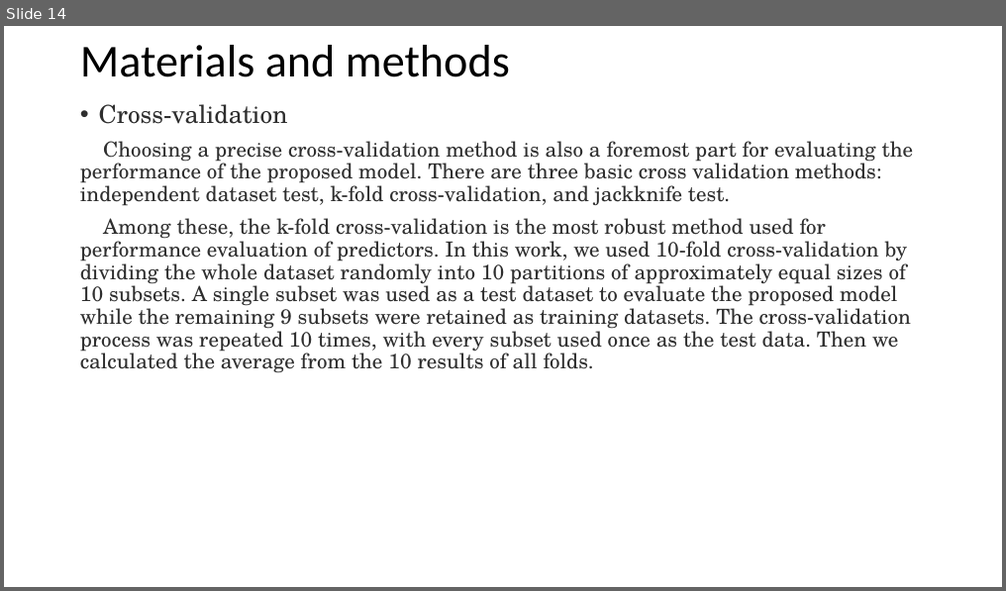
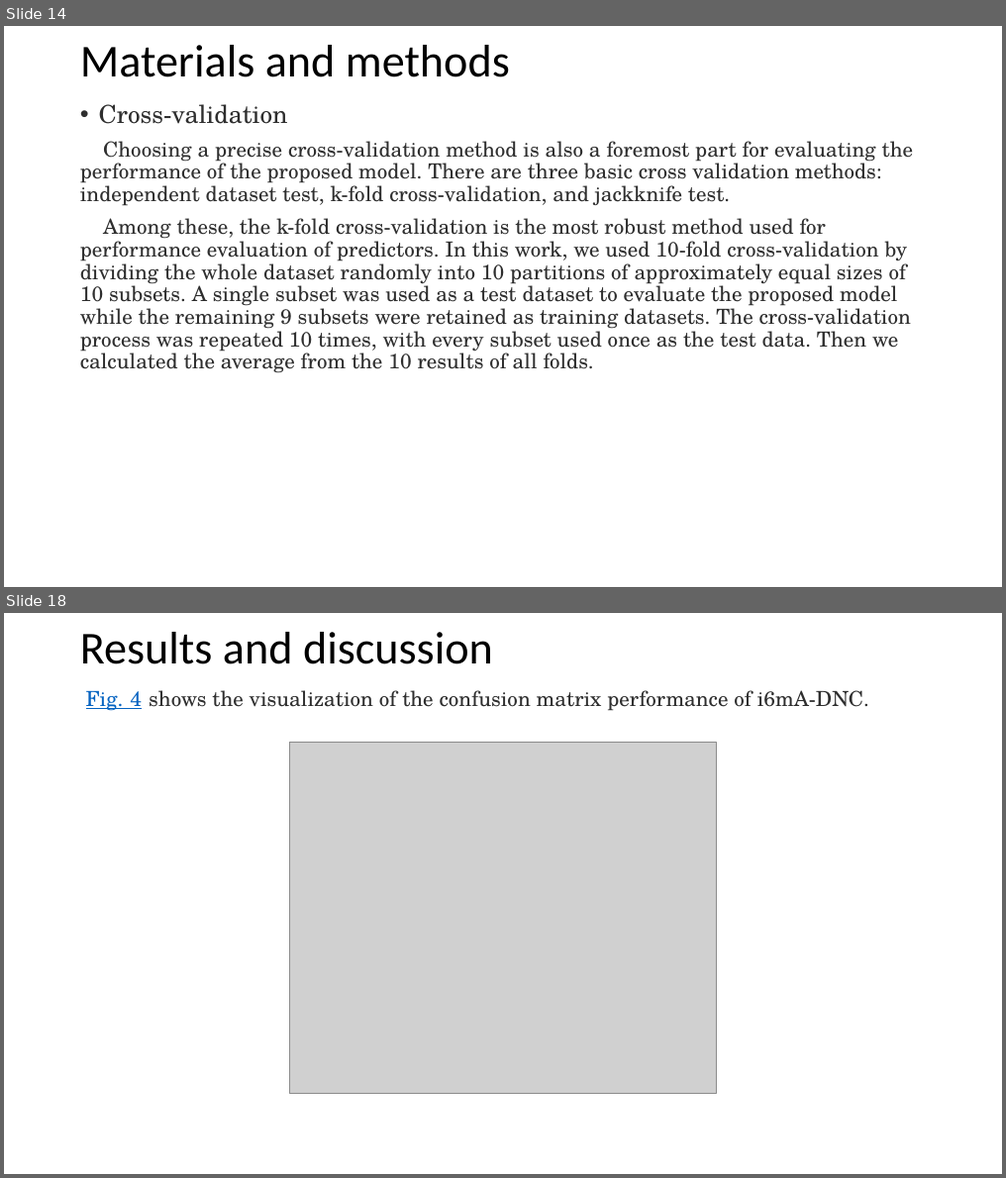
Before and after one commit to YanChengHuang/paper_implement, a slide deck: i6mA-DNC/presentation/i6mA-DNC.pptx. Shown one above the other, each under a label of ours: slide 14 before the commit, slides 14 and 18 after it; the slides between them are not shown. The pictures are 1006x591 and 1006x1178 pixels, drawn with LibreOffice and Linux fonts; fonts in the diff are those of the drawing; grey boxes stand for pictures. Boxes give left, top, right and bottom in pixels: in the first picture for what was removed or moved away, otherwise in the second. Text is boxed around its words. In the diff, an @@ line names an element or a change of style, - is before the commit and + after.

```diff
--- a/i6mA-DNC/presentation/i6mA-DNC.pptx
+++ b/i6mA-DNC/presentation/i6mA-DNC.pptx
@@ slide 18 added at (4,613,1002,1174), background #FFFFFF @@
@@ title added at (80,632,493,664), 44 pt, text #000000 @@
+Results and discussion
@@ text added at (86,690,869,711), 20 pt, text #2E2E2E @@
+Fig. 4 shows the visualization of the confusion matrix performance of i6mA-DNC.
@@ picture added at (290,742,717,1093) @@
```
Also in this commit, not shown: 1 slide changed, 5 other slides added, 2 other files.
